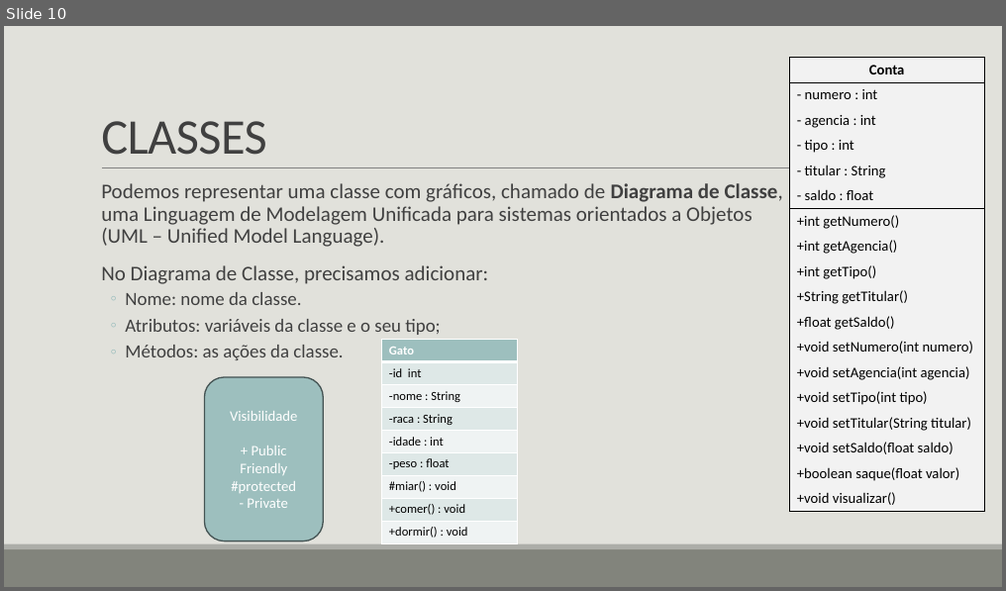
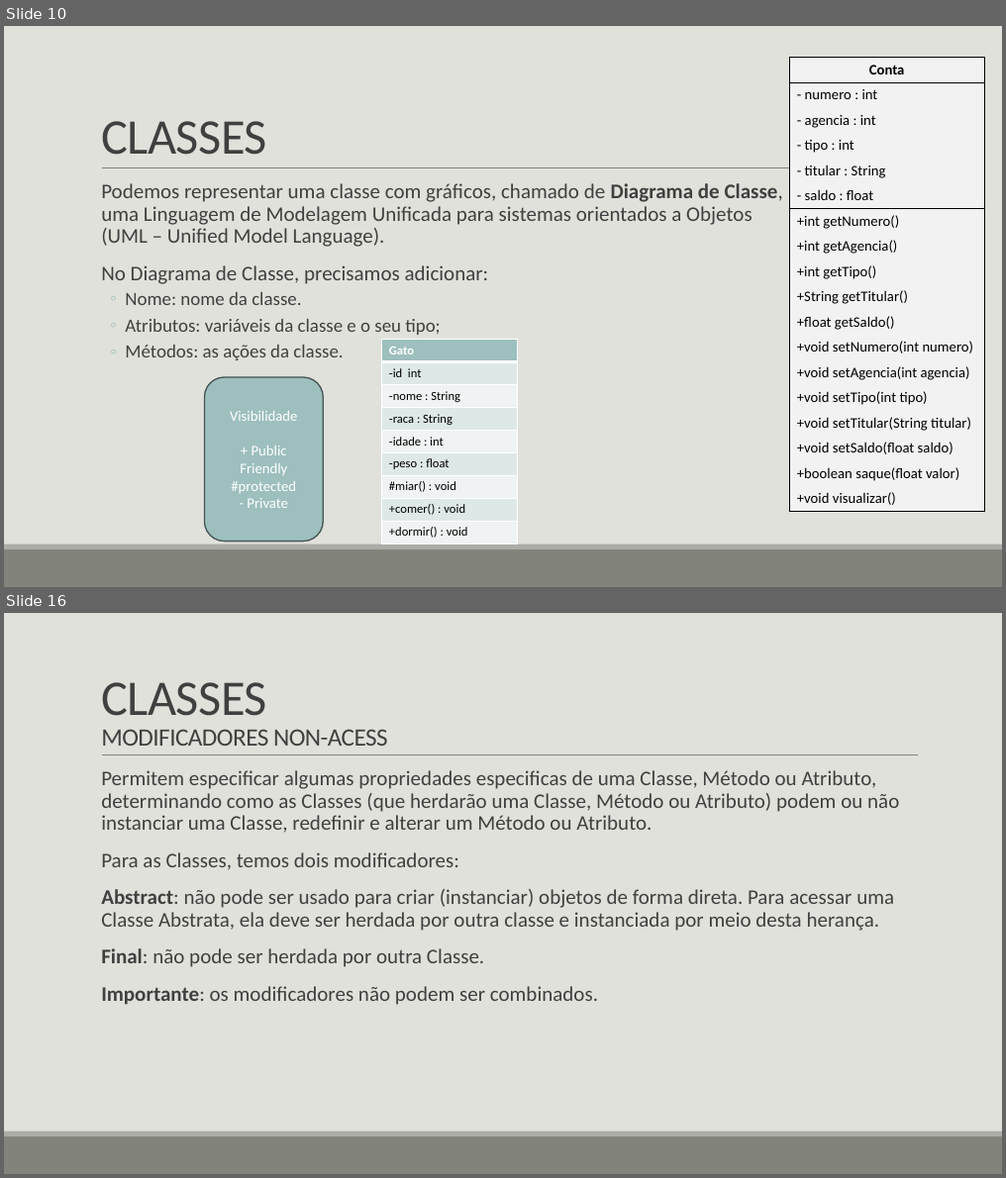
Before and after one commit to LucasHerculanoAmaro/Minhas-Aulas, a slide deck: Euripedes Simões de Paula/Java/Programação Orientada a Objetos/Programação Orientada a Objetos.pptx. Shown one above the other, each under a label of ours: slide 10 before the commit, slides 10 and 16 after it; the slides between them are not shown. The pictures are 1006x591 and 1006x1178 pixels, drawn with LibreOffice and Linux fonts; fonts in the diff are those of the drawing. Boxes give left, top, right and bottom in pixels: in the first picture for what was removed or moved away, otherwise in the second. Text is boxed around its words. In the diff, an @@ line names an element or a change of style, - is before the commit and + after.

```diff
--- a/Euripedes Simões de Paula/Java/Programação Orientada a Objetos/Programação Orientada a Objetos.pptx
+++ b/Euripedes Simões de Paula/Java/Programação Orientada a Objetos/Programação Orientada a Objetos.pptx
@@ slide 16 added at box(4, 613, 1002, 1174), background #E1E1DB; not listed: 3 template elements that a slide beside it also shows @@
@@ title added at box(101, 682, 388, 746), 24 pt, text #404040 @@
+CLASSES
+MODIFICADORES NON-ACESS
@@ text added at box(101, 770, 899, 1005), 20 pt, text #404040 @@
+  Permitem especificar algumas propriedades especificas de uma Classe, Método ou Atributo, determinando como as Classes (que herdarão uma Classe, Método ou Atributo) podem ou não instanciar uma Classe, redefinir e alterar um Método ou Atributo.
+  Para as Classes, temos dois modificadores:
+  Abstract: não pode ser usado para criar (instanciar) objetos de forma direta. Para acessar uma Classe Abstrata, ela deve ser herdada por outra classe e instanciada por meio desta herança.
+  Final: não pode ser herdada por outra Classe.
+  Importante: os modificadores não podem ser combinados.
```
Also in this commit, not shown: 3 slides changed, 14 other slides added, 1 other file.
